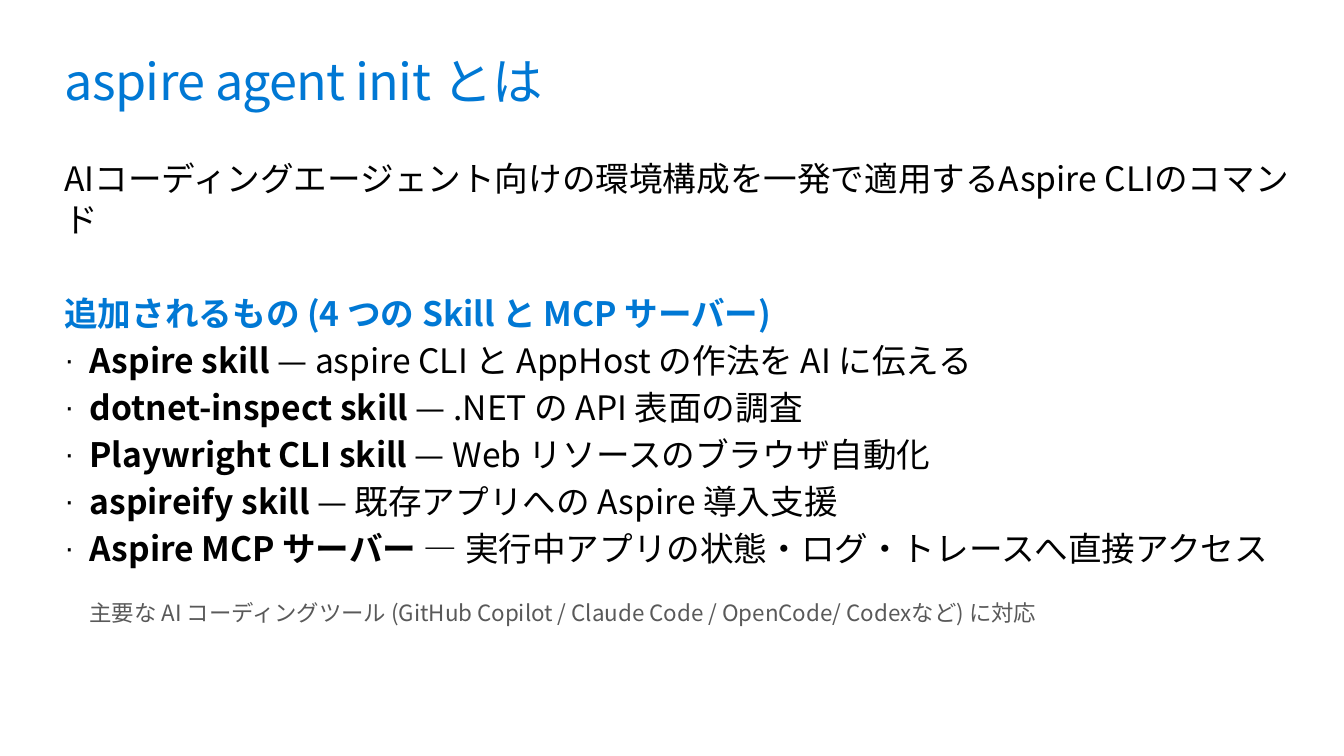
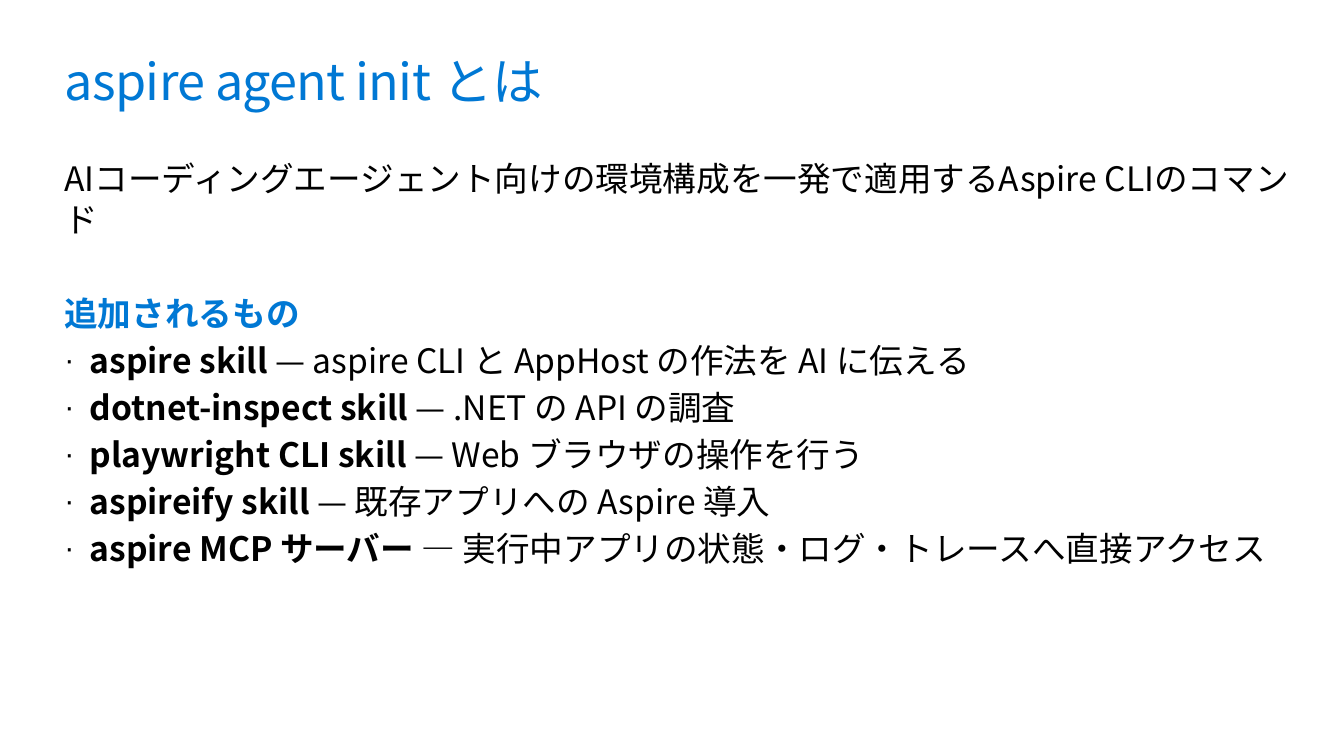
Before and after one commit to runceel/super-dotnet-new-01, a slide deck: slide 4 of slides.pptx. Drawn at 1344x756 pixels with LibreOffice and Linux fonts; fonts in the diff are those of the drawing; background and template pictures are left out. Boxes give left, top, right and bottom in pixels: in the first picture for what was removed or moved away, otherwise in the second. Text is boxed around its words. In the diff, an @@ line names an element or a change of style, - is before the commit and + after.

```diff
--- a/slides.pptx
+++ b/slides.pptx
@@ text at bbox=[64, 297, 1266, 569]: text changed @@
-追加されるもの (4 つの Skill と MCP サーバー)
-· Aspire skill — aspire CLI と AppHost の作法を AI に伝える
-· dotnet-inspect skill — .NET の API 表面の調査
-· Playwright CLI skill — Web リソースのブラウザ自動化
-· aspireify skill — 既存アプリへの Aspire 導入支援
-· Aspire MCP サーバー — 実行中アプリの状態・ログ・トレースへ直接アクセス
-主要な AI コーディングツール (GitHub Copilot / Claude Code / OpenCode/ Codexなど) に対応
+追加されるもの
+· aspire skill — aspire CLI と AppHost の作法を AI に伝える
+· dotnet-inspect skill — .NET の API の調査
+· playwright CLI skill — Web ブラウザの操作を行う
+· aspireify skill — 既存アプリへの Aspire 導入
+· aspire MCP サーバー — 実行中アプリの状態・ログ・トレースへ直接アクセス
```
Also in this commit, not shown: 2 other slides changed.
